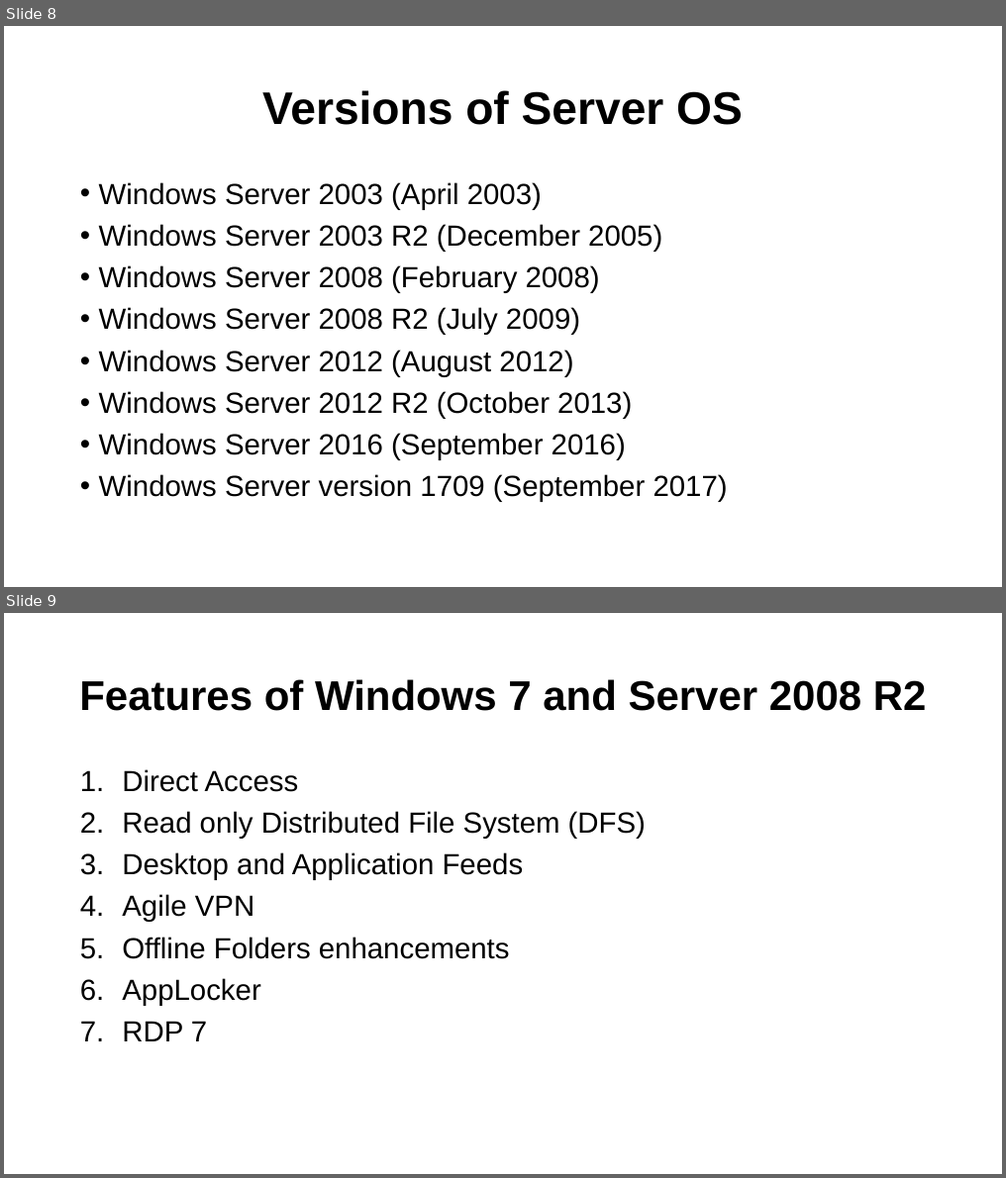
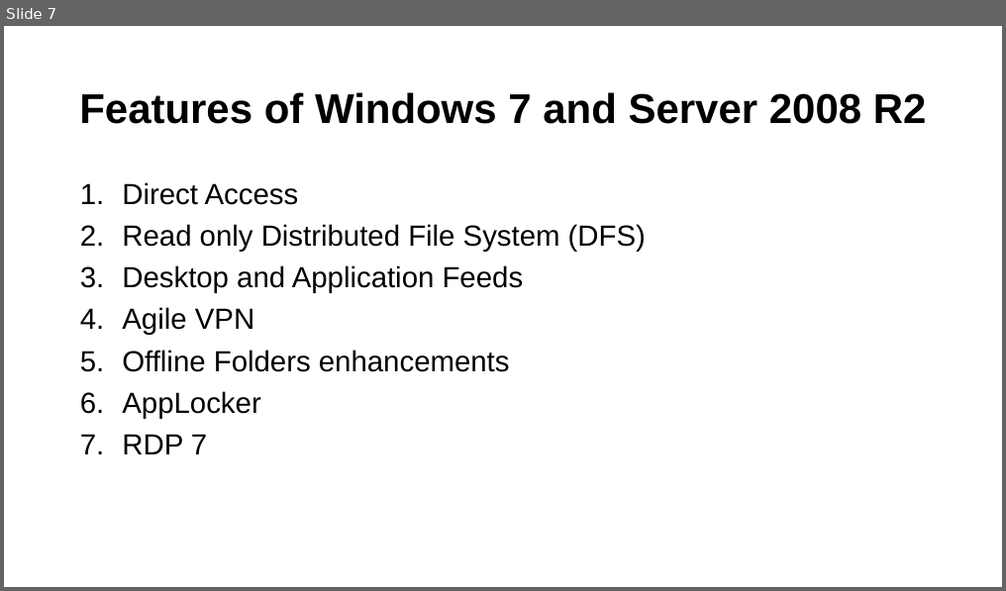
Before and after one commit to PriyalPotnis/Windows, a slide deck: WHAT IS OPERATING SYSTEM.pptx. Shown one above the other, each under a label of ours: slides 8 and 9 before the commit, slide 7 after it. The pictures are 1006x1178 and 1006x591 pixels, drawn with LibreOffice and Linux fonts; fonts in the diff are those of the drawing. Boxes give left, top, right and bottom in pixels: in the first picture for what was removed or moved away, otherwise in the second. Text is boxed around its words. In the diff, an @@ line names an element or a change of style, - is before the commit and + after.

```diff
--- a/WHAT IS OPERATING SYSTEM.pptx
+++ b/WHAT IS OPERATING SYSTEM.pptx
@@ slide 8 removed at bbox=[4, 26, 1002, 587], background #FFFFFF @@
@@ title removed at bbox=[262, 90, 743, 125] @@
-Versions of Server OS
@@ text removed at bbox=[99, 182, 728, 502] @@
-• Windows Server 2003 (April 2003)
-• Windows Server 2003 R2 (December 2005)
-• Windows Server 2008 (February 2008)
-• Windows Server 2008 R2 (July 2009)
-• Windows Server 2012 (August 2012)
-• Windows Server 2012 R2 (October 2013)
-• Windows Server 2016 (September 2016)
-• Windows Server version 1709 (September 2017)
@@ what was slide 9 is now slide 7 @@
```
Also in this commit, not shown: 1 slide added, 2 other slides removed, 2 other files.
